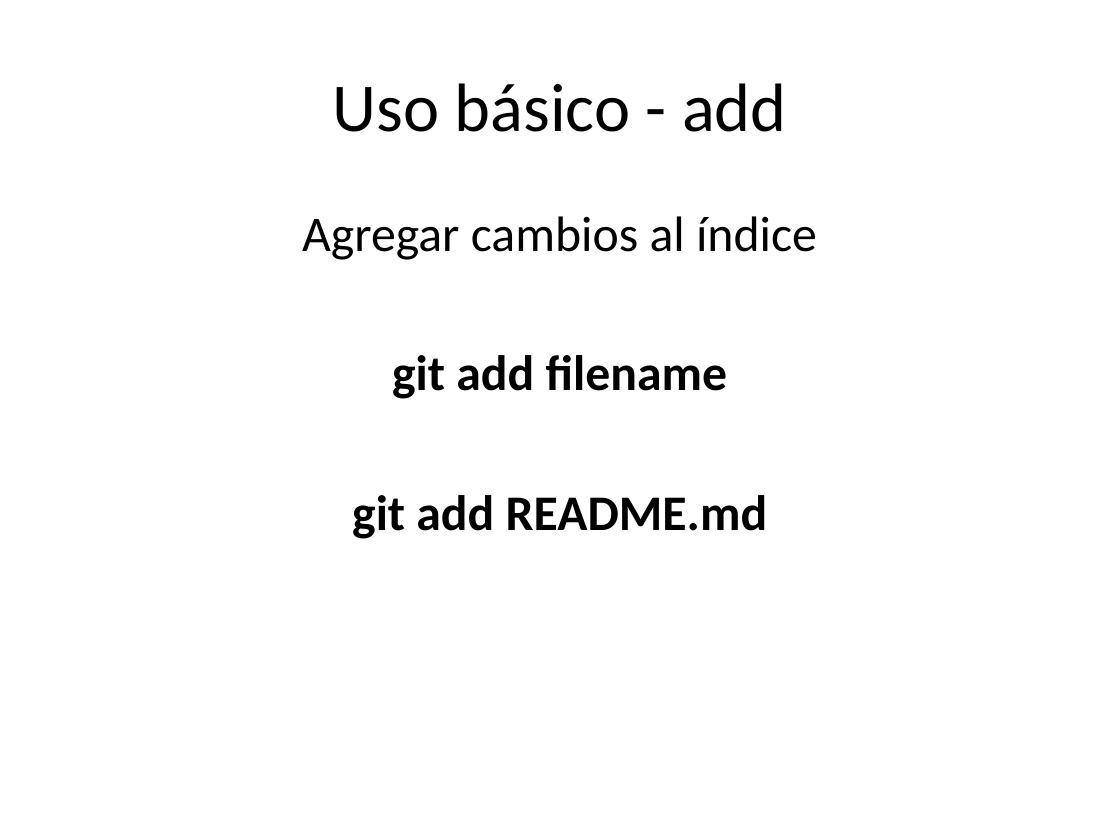
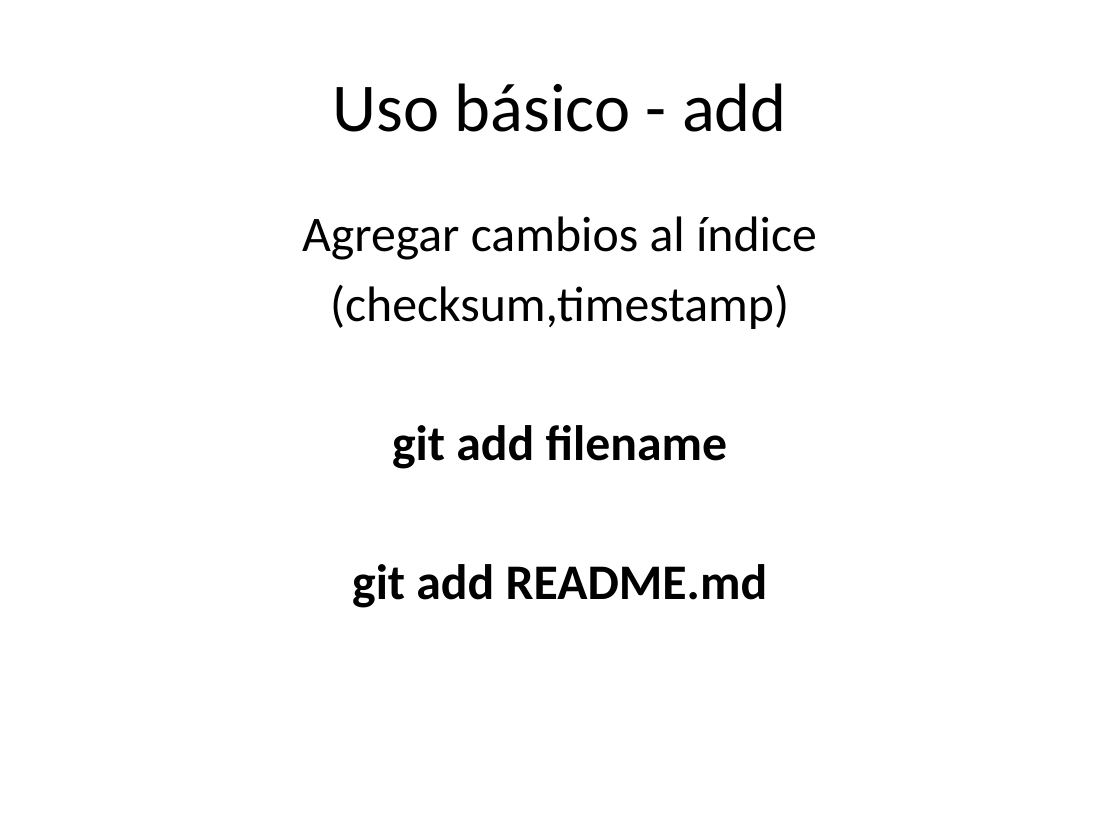
Before and after one commit to ceta-project/materiales, a slide deck: slide 6 of Ceta-01-Git.pptx (slide 5 before the commit). Drawn at 1120x840 pixels with LibreOffice and Linux fonts; fonts in the diff are those of the drawing. Boxes give left, top, right and bottom in pixels: in the first picture for what was removed or moved away, otherwise in the second. Text is boxed around its words. In the diff, an @@ line names an element or a change of style, - is before the commit and + after.

```diff
--- a/Ceta-01-Git.pptx
+++ b/Ceta-01-Git.pptx
@@ text at [330, 285, 789, 329]: paragraph added @@
+(checksum,timestamp)
```
Also in this commit, not shown: 3 other slides changed, 1 slide added.
